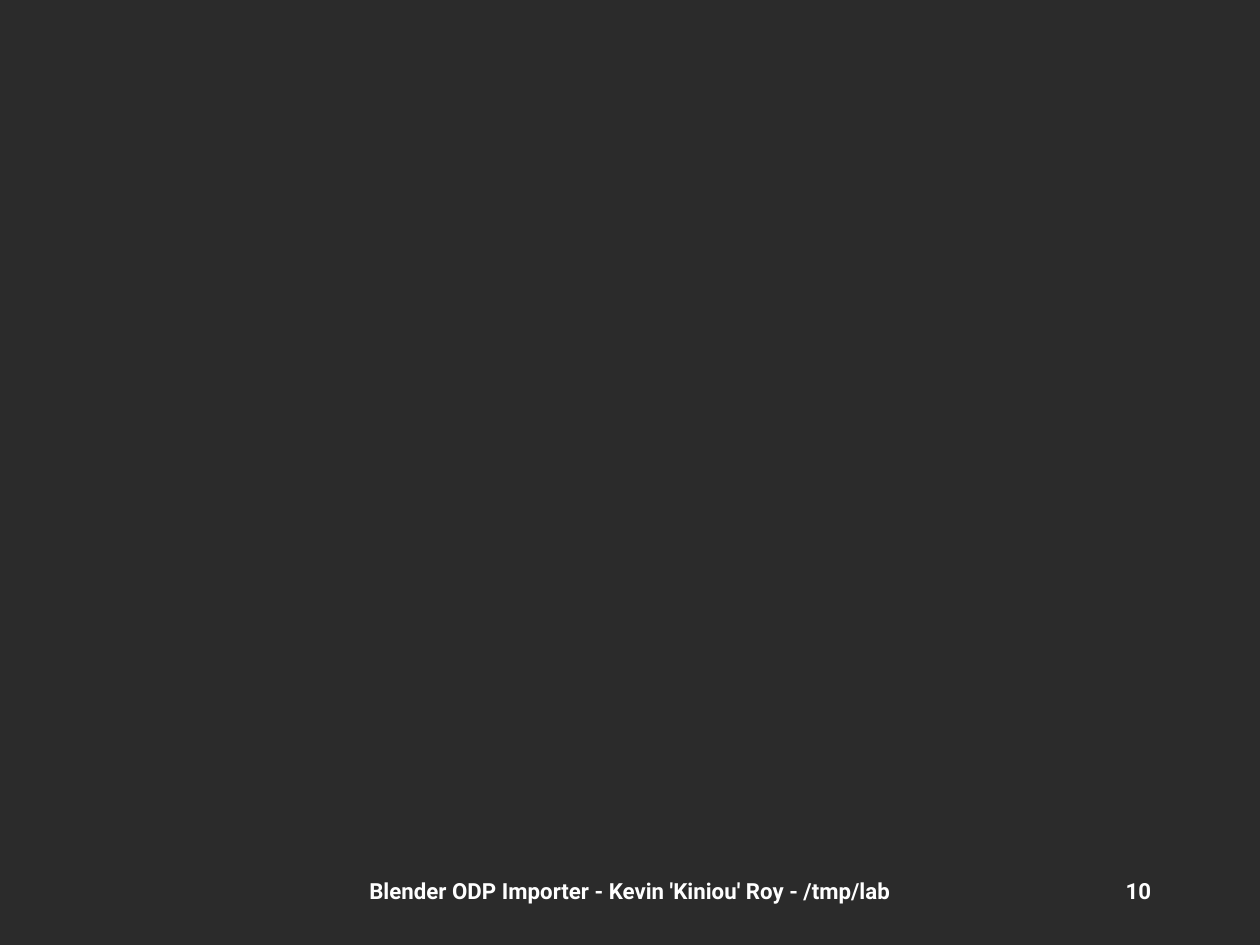
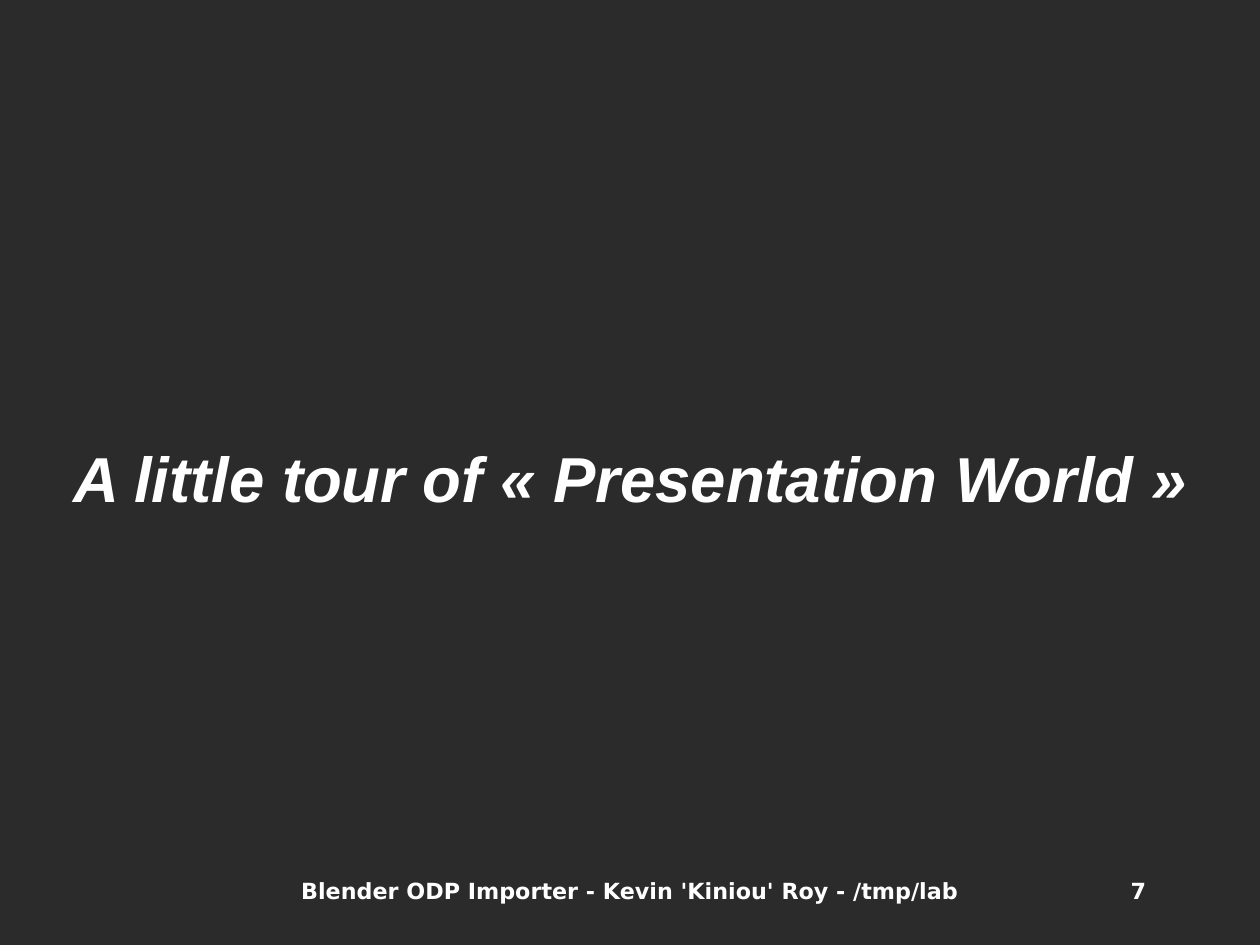
Before and after one commit to kiniou/blender-smooth-slides, a slide deck: slide 7 of import/doc/HSF2009.odp (slide 10 before the commit). Drawn at 1260x945 pixels with LibreOffice and Linux fonts; fonts in the diff are those of the drawing; background and template pictures are left out; a plain dark background stands for a picture behind light text. Boxes give left, top, right and bottom in pixels: in the first picture for what was removed or moved away, otherwise in the second. Text is boxed around its words. In the diff, an @@ line names an element or a change of style, - is before the commit and + after.

```diff
--- a/import/doc/HSF2009.odp
+++ b/import/doc/HSF2009.odp
@@ subtitle added at <box>73,456,1133,503</box>, 40 pt, text #FFFFFF, bold, italic @@
+A little tour of « Presentation World »
@@ text "Blender ODP Importer - Kevin ..." at <box>301,882,958,904</box>: font Roboto to DejaVu Sans @@
@@ page number at <box>1131,882,1146,899</box>: text changed; font Roboto to DejaVu Sans @@
-10
+7
```
Also in this commit, not shown: 22 other slides changed, 7 slides added, 3 other files.
